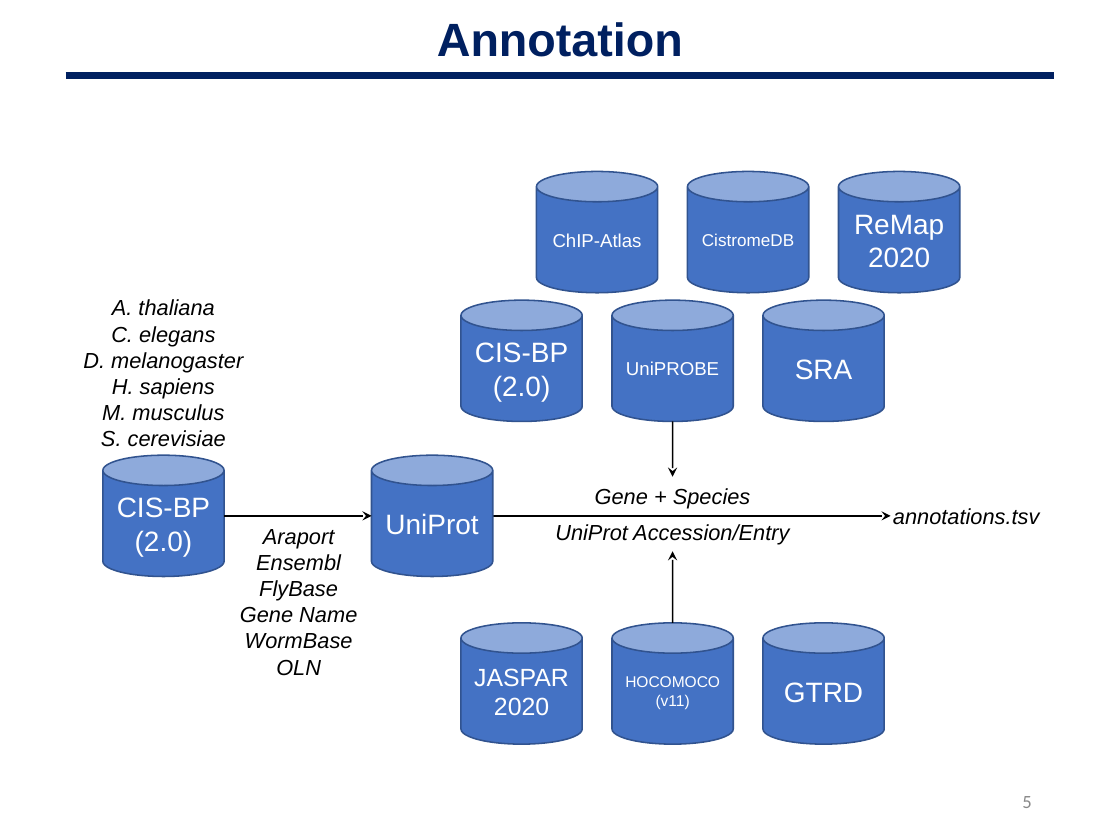
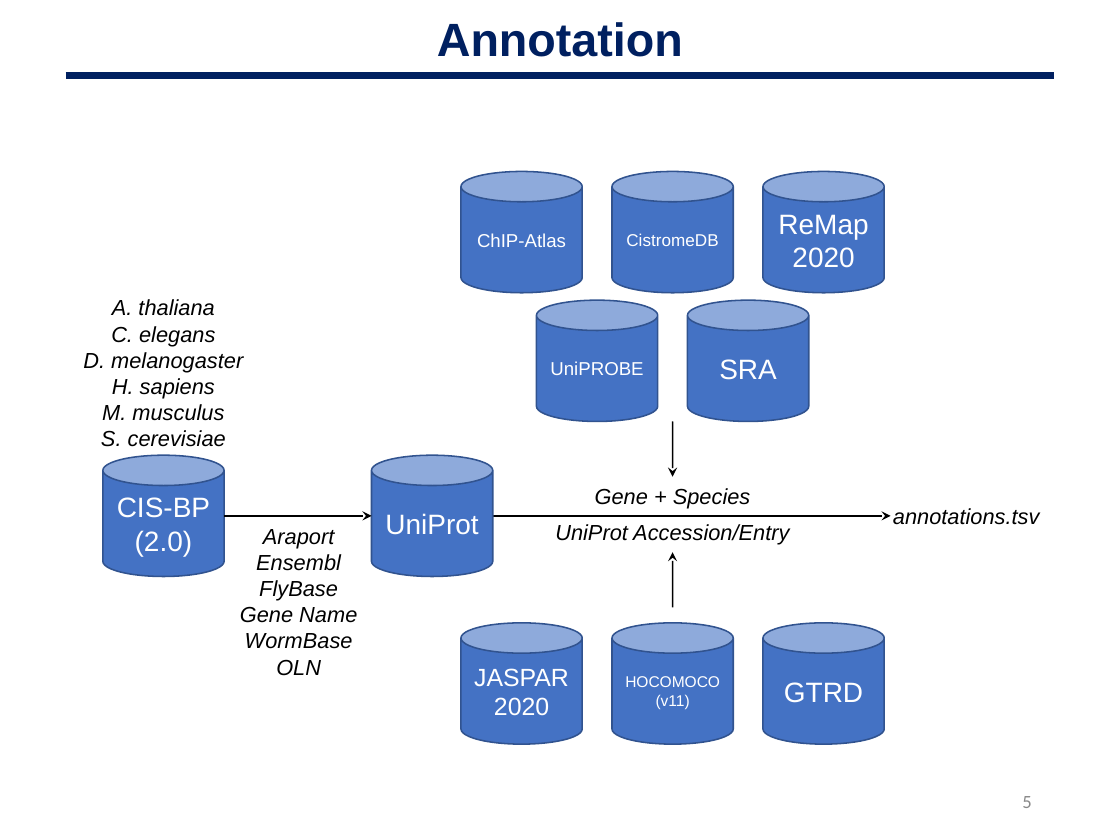
Before and after one commit to oriolfornes/GRECO-BIT-TFBS-annotations, a slide deck: slide 5 of Slides/OF_200218_GREEKC.pptx. Drawn at 1120x840 pixels with LibreOffice and Linux fonts; fonts in the diff are those of the drawing. Boxes give left, top, right and bottom in pixels: in the first picture for what was removed or moved away, otherwise in the second. Text is boxed around its words. In the diff, an @@ line names an element or a change of style, - is before the commit and + after.

Commit message:
last minute update to the slides

```diff
--- a/Slides/OF_200218_GREEKC.pptx
+++ b/Slides/OF_200218_GREEKC.pptx
@@ 5 cylinders: place and size @@
-5 cylinders at box(536, 171, 960, 421)
+5 cylinders at box(461, 171, 884, 421)
@@ cylinder removed at box(461, 300, 582, 421) @@
-CIS-BP
-(2.0)
@@ arrow moved from (673, 551) - (673, 623) to (673, 552) - (673, 607) @@
```
Also in this commit, not shown: 1 other file.
